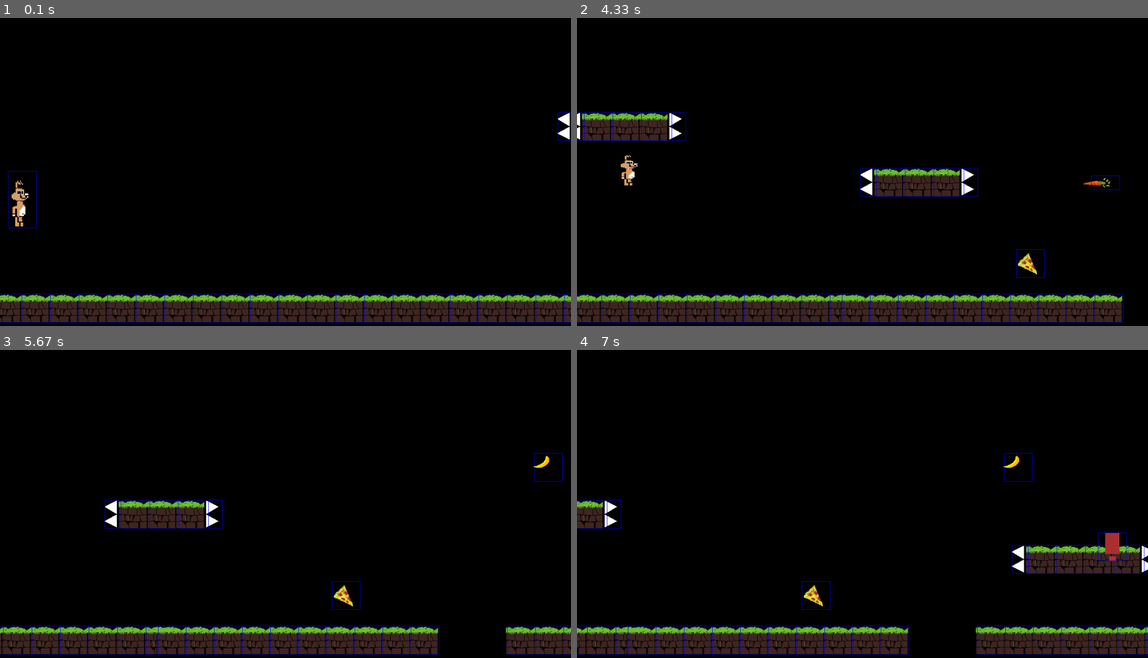
Above: before the commit, frames 1-4 (two rows, left to right).
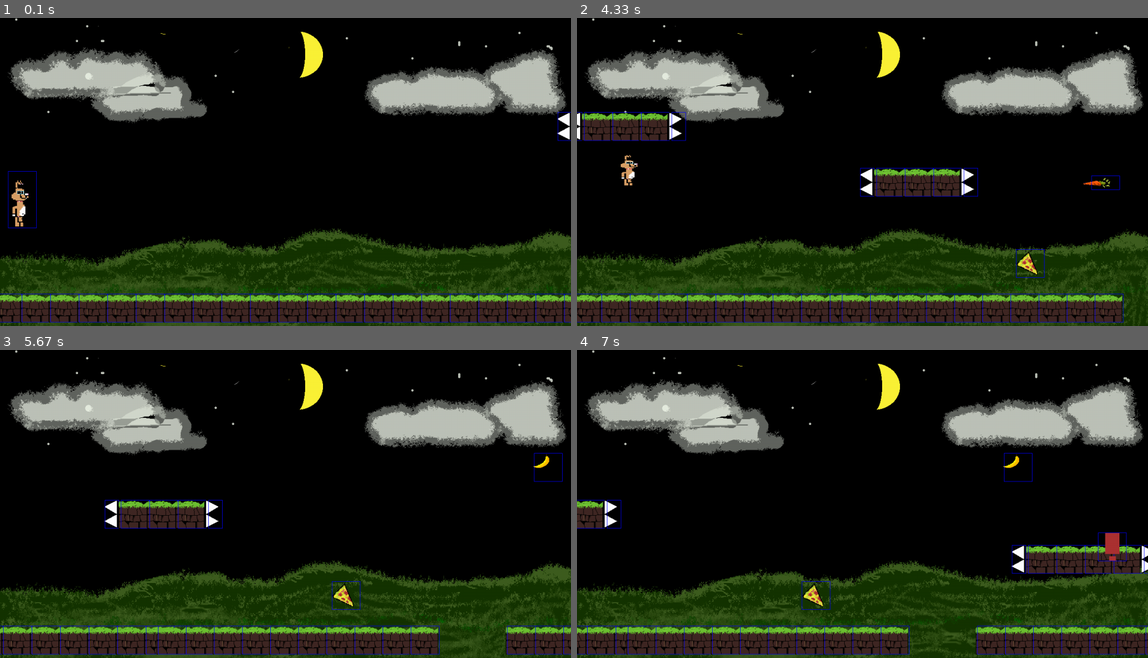
Above: after the commit, the same moments.

Repository: Yukishiori/pygame_proj
Game: pygame game, started from main.py
Same seed, same stepped clock (60 frames per second), same inputs: the game is played once before the commit and once after it.
Inputs:
- Up to frame 1 (0.1 s): no input
- Up to frame 2 (4.33 s): hold Right 0.33-0.8 s; hold Up 0.83-1.13 s; hold Right 1.17-1.63 s; hold Left 1.67-2.2 s; hold Down 2.23-2.53 s; hold Left 2.57-2.97 s; hold Up 3-3.37 s; hold Right 3.4-4.03 s; hold Down from 4.07 s (still down)
- Up to frame 3 (5.67 s): release Down at 4.43 s
- Up to frame 4 (7 s): no input

The runs differ from the first frame. In frame 1, 28% of the frame differs, in the area x 0-100%, y 0-100%; in frame 2, 28%; in frame 3, 29%; in frame 4, 29%.

Commit message:
added background

Diff:
--- /dev/null
+++ b/background/background.py
@@ -0,0 +1,7 @@
+from renderers.animation import Animation
+from game_object import GameObject
+
+class Background(GameObject):
+    def __init__ (self,x,y):
+        GameObject.__init__(self,x,y)
+        self.renderer = Animation(["images/background.png"], loop = True)
--- a/main.py
+++ b/main.py
@@ -8,7 +8,7 @@
 from game_event import GameEvent
 from input.input_manager import InputManager
 from renderers.animation import Animation
-
+from background.background import Background
 
 BG = (0, 0, 0)
 
@@ -29,7 +29,10 @@
 player = Player(50, 400, input_manager)
 
 game_object.add(player)
+
+background = Background(640, 360)
 # game_object.recycle(WarningSign, 1200, 0)
+game_object.add( background)
 
 game_event = GameEvent()
 game_object.add(game_event)
@@ -61,6 +64,7 @@
     canvas.fill(BG)
 
     game_object.render(canvas)
+    # background.renderer.render(canvas, background.x, background.y)
 
     pygame.display.set_caption('Micro game')
 
Binary file added: images/background.png
